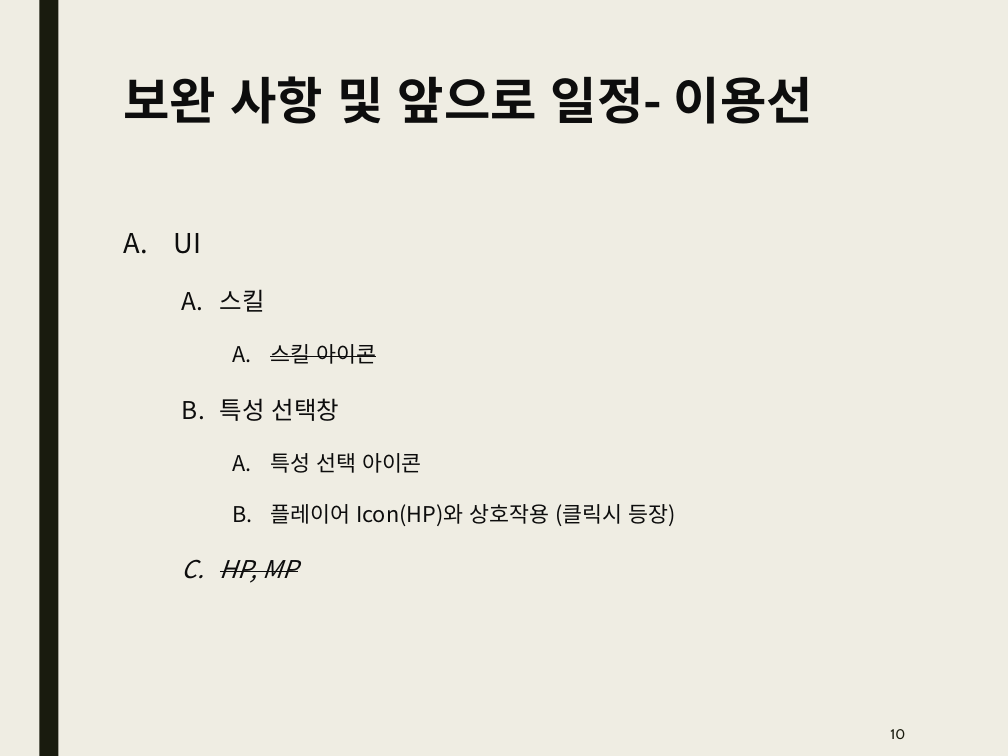
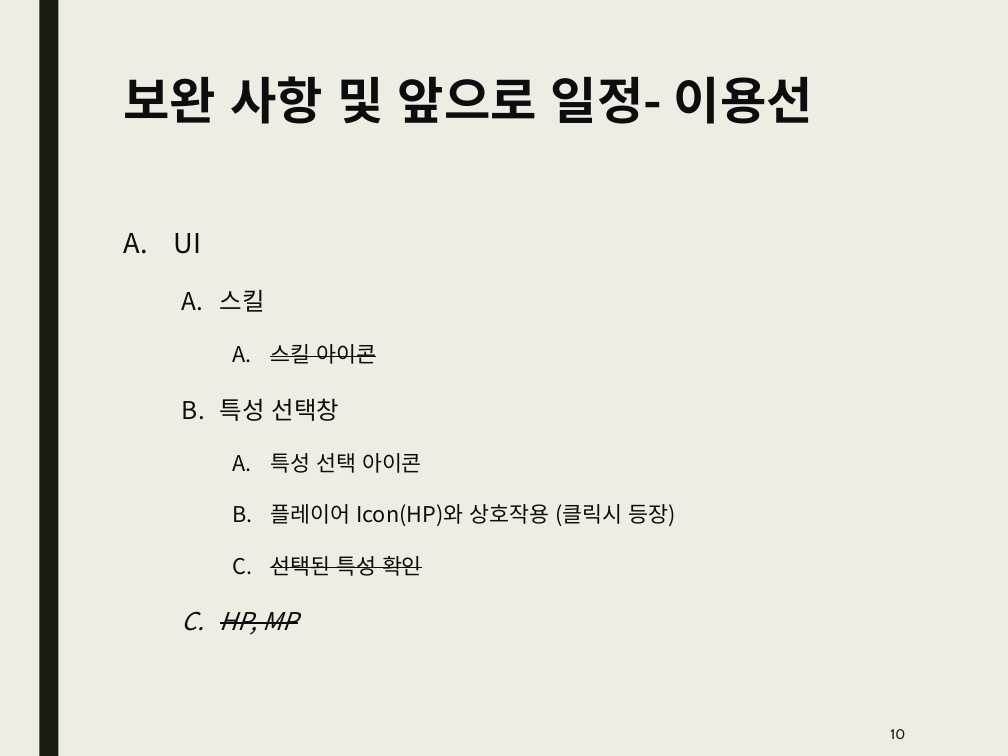
Before and after one commit to Kim2Kang/Documents, a slide deck: slide 10 of 진행사항.pptx. Drawn at 1008x756 pixels with LibreOffice and Linux fonts; fonts in the diff are those of the drawing. Boxes give left, top, right and bottom in pixels: in the first picture for what was removed or moved away, otherwise in the second. Text is boxed around its words. In the diff, an @@ line names an element or a change of style, - is before the commit and + after.

Commit message:
진행사항 업로드
진행사항 업로드

```diff
--- a/진행사항.pptx
+++ b/진행사항.pptx
@@ text at [270, 556, 422, 576]: paragraph added @@
+    C. 선택된 특성 확인
```
Also in this commit, not shown: 4 other slides changed.
